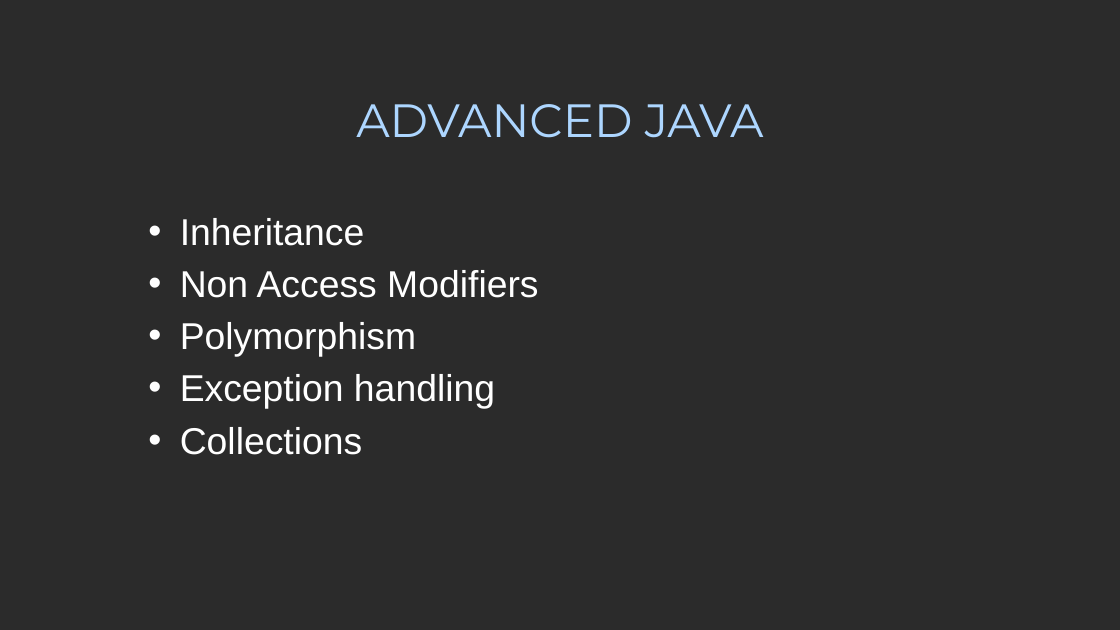
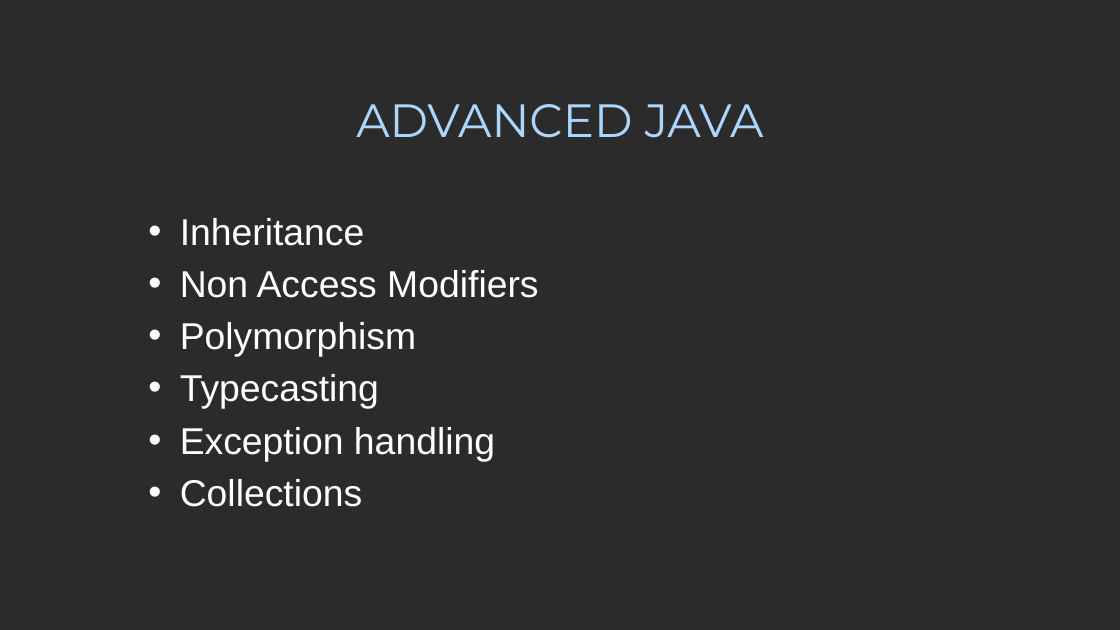
Before and after one commit to lanceqa81/Notes, a slide deck: slide 1 of ADVANCED JAVA.pptx. Drawn at 1120x630 pixels with LibreOffice and Linux fonts; fonts in the diff are those of the drawing; background and template pictures are left out; a plain dark background stands for a picture behind light text. Boxes give left, top, right and bottom in pixels: in the first picture for what was removed or moved away, otherwise in the second. Text is boxed around its words. In the diff, an @@ line names an element or a change of style, - is before the commit and + after.

```diff
--- a/ADVANCED JAVA.pptx
+++ b/ADVANCED JAVA.pptx
@@ subtitle at [180, 374, 379, 409]: paragraph added @@
+• Typecasting
```
Also in this commit, not shown: 2 other slides changed, 2 slides added.
